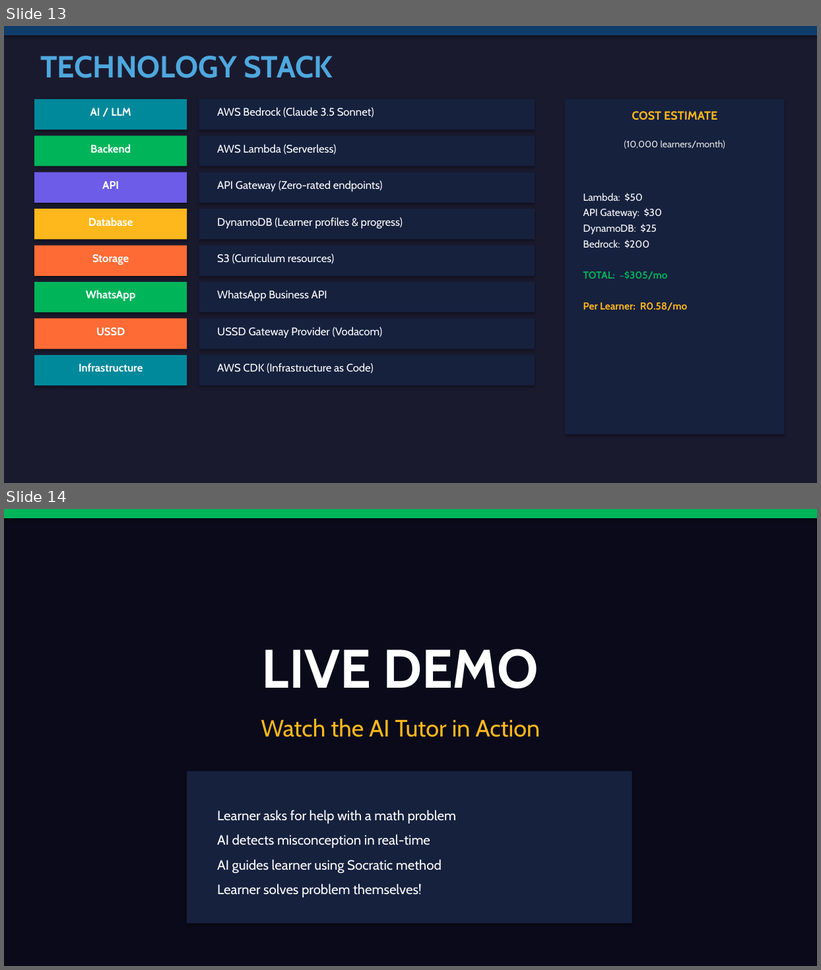
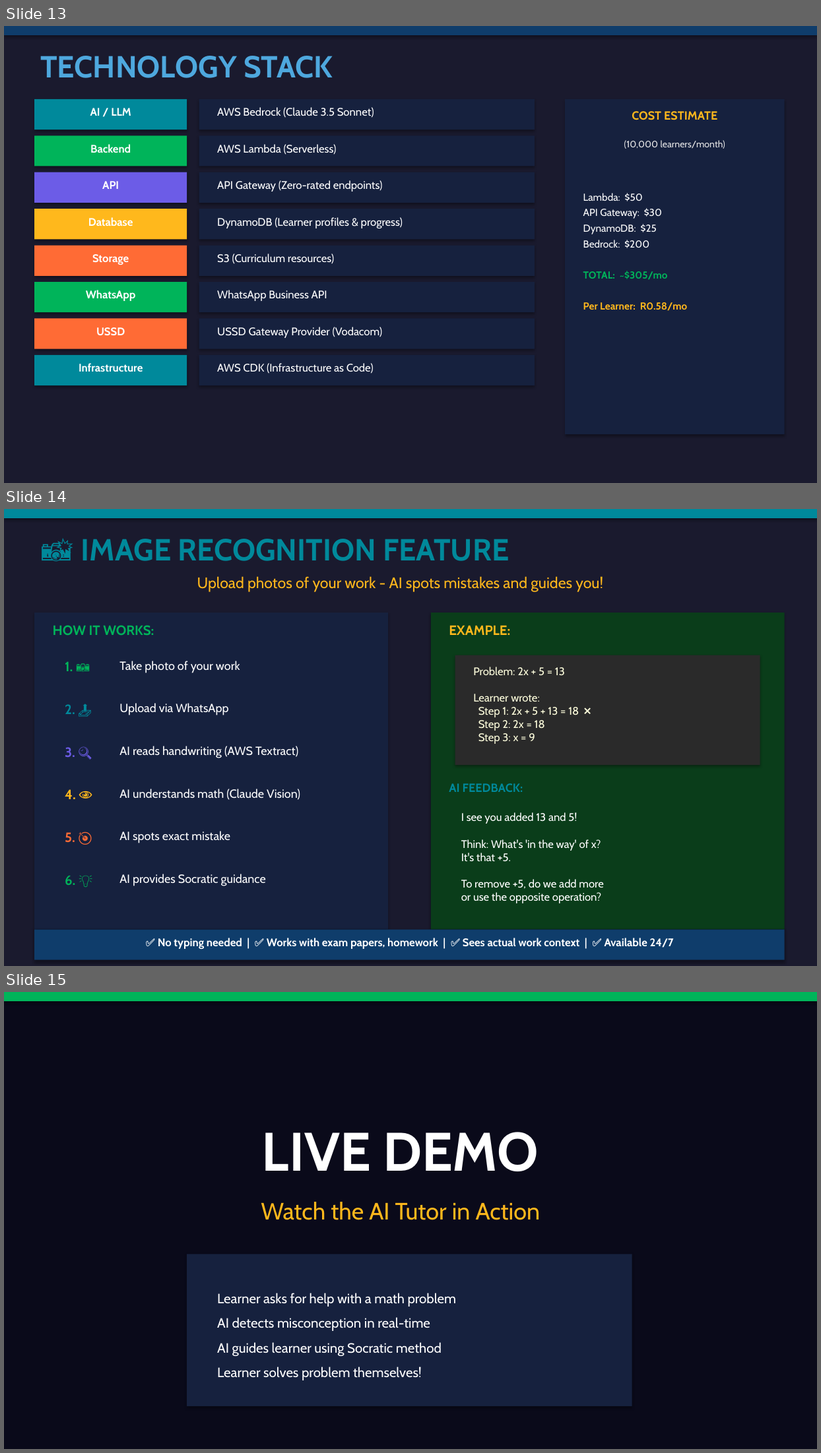
Before and after one commit to snerantie/forage-jpmc-swe-task-1, a slide deck: presentation/AI_Tutor_SA_Presentation.pptx. Shown one above the other, each under a label of ours: slides 13 and 14 before the commit, slides 13, 14 and 15 after it. The pictures are 821x970 and 821x1453 pixels, drawn with LibreOffice and Linux fonts; fonts in the diff are those of the drawing. Boxes give left, top, right and bottom in pixels: in the first picture for what was removed or moved away, otherwise in the second. Text is boxed around its words. In the diff, an @@ line names an element or a change of style, - is before the commit and + after.

Commit message:
Add Image Recognition slide to PowerPoint presentation
NEW SLIDE 14: Image Recognition Feature
- Visual workflow showing 6 steps (photo → upload → analyze → spot → guide)
- Example of detected mistake with AI feedback
- Benefits highlighted at bottom
- Dark theme with teal accent color
- Updated total slides to 21 (was 20)

Now includes proper visual representation of the image upload feature!

```diff
--- a/presentation/AI_Tutor_SA_Presentation.pptx
+++ b/presentation/AI_Tutor_SA_Presentation.pptx
@@ slide 14 added at (x1=4, y1=509, x2=817, y2=966), background #1A1A2E @@
@@ rectangle added at (x1=4, y1=509, x2=817, y2=518), fill #00899B @@
@@ text added at (x1=81, y1=539, x2=509, y2=561), 36 pt, text #00899B, bold @@
+📸 IMAGE RECOGNITION FEATURE
@@ text added at (x1=197, y1=576, x2=603, y2=592), 18 pt, text #FFB81C @@
+Upload photos of your work - AI spots mistakes and guides you!
@@ rectangle added at (x1=34, y1=613, x2=388, y2=930), fill #16213E @@
@@ text added at (x1=53, y1=625, x2=154, y2=635), 16 pt, text #00B45A, bold @@
+HOW IT WORKS:
@@ rectangle added at (x1=431, y1=613, x2=785, y2=930), fill #0A3D1A @@
@@ text added at (x1=449, y1=625, x2=510, y2=635), 16 pt, text #FFB81C, bold @@
+EXAMPLE:
@@ text added at (x1=65, y1=661, x2=73, y2=671), 16 pt, text #00B45A, bold @@
+1. 📷
@@ text added at (x1=120, y1=661, x2=240, y2=673), 14 pt, text #FFFFFF @@
+Take photo of your work
@@ rectangle added at (x1=455, y1=656, x2=760, y2=765), fill #2A2A2A @@
@@ text added at (x1=473, y1=667, x2=579, y2=744), 13 pt, text #FFFFDD @@
+Problem: 2x + 5 = 13
+Learner wrote:
+Step 1: 2x + 5 + 13 = 18 ❌
+Step 2: 2x = 18
+Step 3: x = 9
@@ text added at (x1=65, y1=704, x2=75, y2=714), 16 pt, text #00899B, bold @@
+2. 📤
@@ text added at (x1=120, y1=703, x2=228, y2=716), 14 pt, text #FFFFFF @@
+Upload via WhatsApp
@@ text added at (x1=120, y1=746, x2=298, y2=758), 14 pt, text #FFFFFF @@
+AI reads handwriting (AWS Textract)
@@ text added at (x1=65, y1=747, x2=75, y2=758), 16 pt, text #6C5CE7, bold @@
+3. 🔍
@@ text added at (x1=449, y1=784, x2=523, y2=792), 14 pt, text #00899B, bold @@
+AI FEEDBACK:
@@ text added at (x1=65, y1=789, x2=76, y2=799), 16 pt, text #FFB81C, bold @@
+4. 👁️
@@ text added at (x1=120, y1=789, x2=300, y2=800), 14 pt, text #FFFFFF @@
+AI understands math (Claude Vision)
@@ text added at (x1=461, y1=813, x2=603, y2=904), 13 pt, text #FFFFFF @@
+I see you added 13 and 5!
+Think: What's 'in the way' of x?
+It's that +5.
+To remove +5, do we add more
+or use the opposite operation?
@@ text added at (x1=65, y1=832, x2=75, y2=843), 16 pt, text #FF6B35, bold @@
+5. 🎯
@@ text added at (x1=120, y1=831, x2=230, y2=844), 14 pt, text #FFFFFF @@
+AI spots exact mistake
@@ text added at (x1=65, y1=876, x2=75, y2=885), 16 pt, text #00B45A, bold @@
+6. 💡
@@ text added at (x1=120, y1=874, x2=266, y2=887), 14 pt, text #FFFFFF @@
+AI provides Socratic guidance
@@ rectangle added at (x1=34, y1=930, x2=785, y2=960), fill #0F3D6B @@
@@ text added at (x1=158, y1=938, x2=674, y2=949), 13 pt, text #FFFFFF, bold @@
+✅ No typing needed | ✅ Works with exam papers, homework | ✅ Sees actual work context | ✅ Available 24/7
@@ what was slide 14 is now slide 15 @@
```
Also in this commit, not shown: 1 other slide added, 1 other file.
